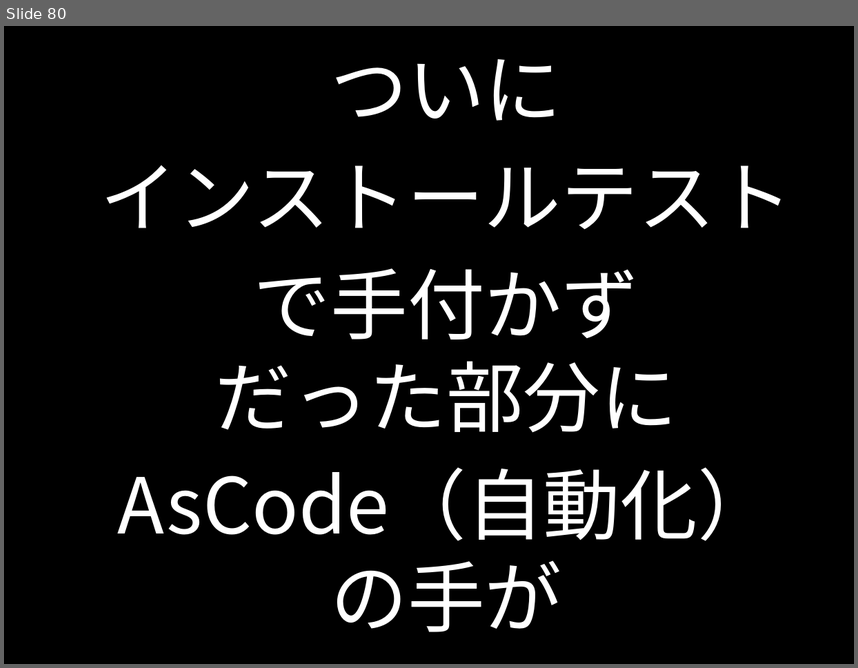
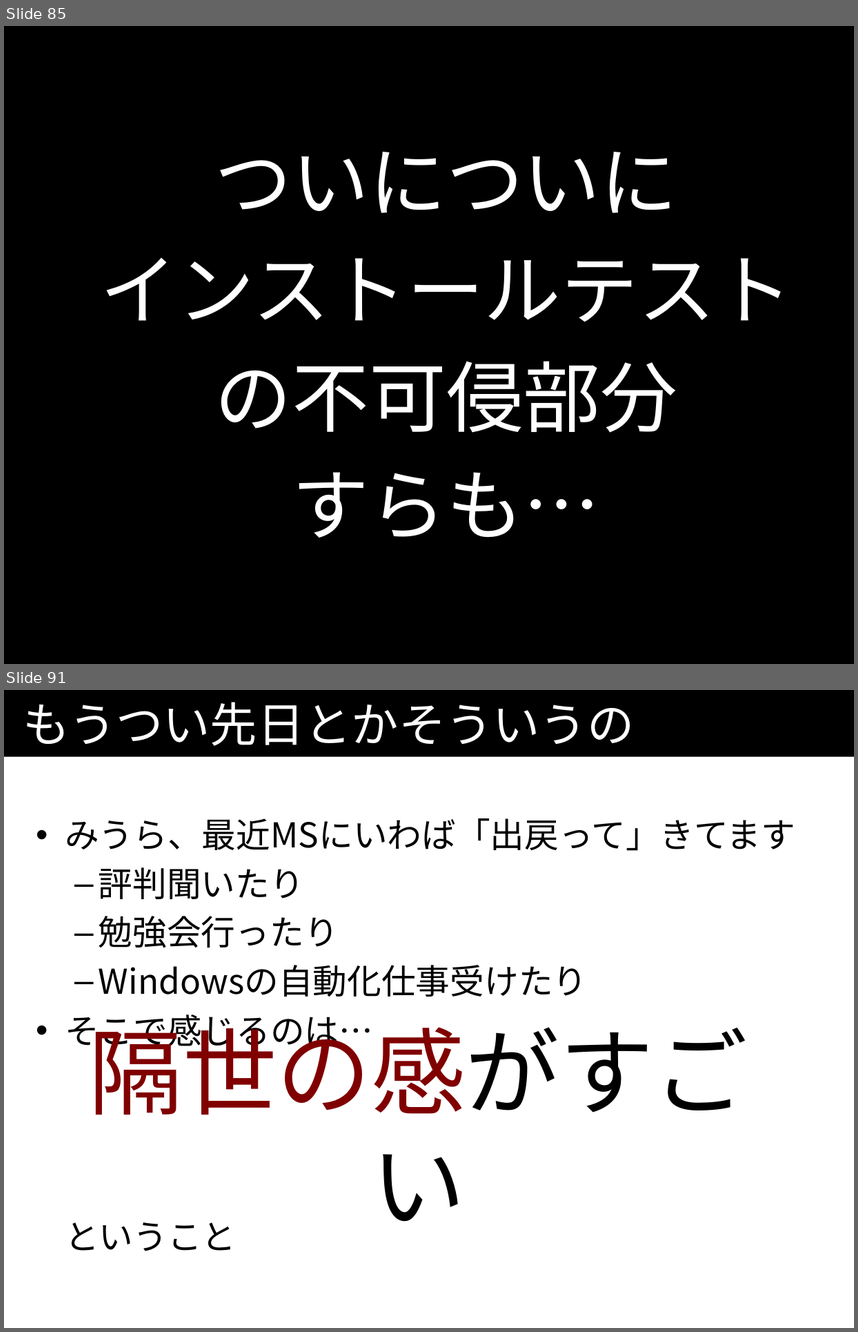
Before and after one commit to kazuhito-m/kazuhito-m.github.io, a slide deck: _drafts/comcamp2016.odp. Shown one above the other, each under a label of ours: slide 80 before the commit, slides 85 and 91 after it; the slides between them are not shown. The pictures are 858x668 and 858x1332 pixels, drawn with LibreOffice and Linux fonts; fonts in the diff are those of the drawing. Boxes give left, top, right and bottom in pixels: in the first picture for what was removed or moved away, otherwise in the second. Text is boxed around its words. In the diff, an @@ line names an element or a change of style, - is before the commit and + after.

```diff
--- a/_drafts/comcamp2016.odp
+++ b/_drafts/comcamp2016.odp
@@ slide 91 added at (x1=4, y1=690, x2=854, y2=1328), background #FFFFFF @@
@@ rectangle added at (x1=4, y1=690, x2=854, y2=757), fill #000000 @@
@@ title added at (x1=23, y1=702, x2=635, y2=746), 44 pt, text #FFFFFF @@
+もうつい先日とかそういうの
@@ text added at (x1=65, y1=818, x2=795, y2=1251), 32 pt, text #000000 @@
+• みうら、最近MSにいわば「出戻って」きてます
+  – 評判聞いたり
+  – 勉強会行ったり
+  – Windowsの自動化仕事受けたり
+• そこで感じるのは…
+  ということ
@@ text added at (x1=89, y1=1014, x2=749, y2=1221), 88 pt, text #800000 @@
+隔世の感がすごい
@@ what was slide 80 is now slide 85 @@
@@ slide 85 changed as well @@
@@ text at (x1=215, y1=152, x2=678, y2=213): text changed @@
-ついに
+ついについに
@@ text at (x1=215, y1=361, x2=678, y2=537): text changed @@
-で手付かず
-だった部分に
-AsCode（自動化）
-の手が
+の不可侵部分
+すらも…
```
Also in this commit, not shown: 3 other slides changed, 31 other slides added, 1 other file.
